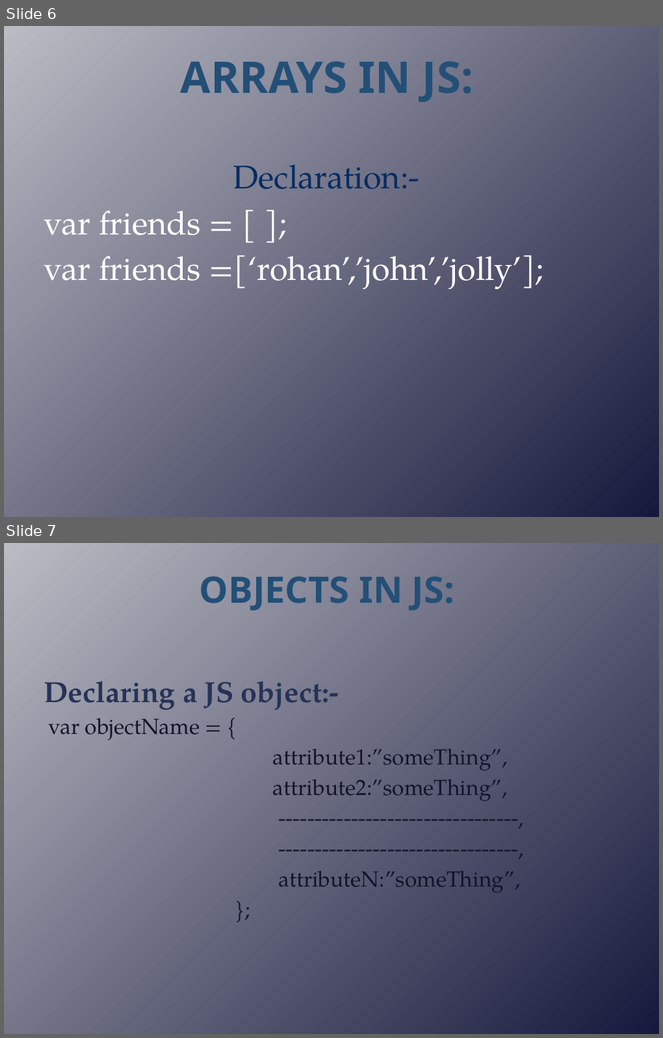
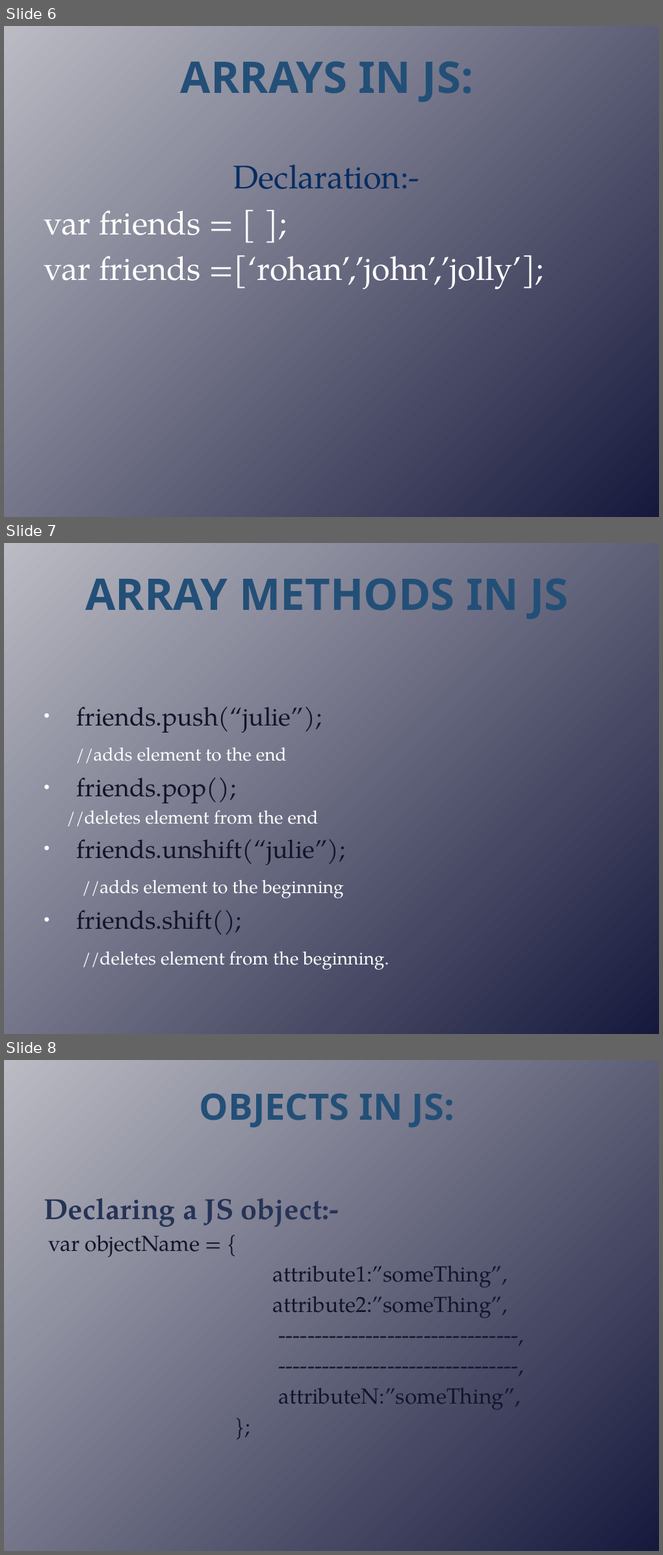
Before and after one commit to Nit-1997/CSI-Web-Developement-Session, a slide deck: Presentation1.pptx. Shown one above the other, each under a label of ours: slides 6 and 7 before the commit, slides 6, 7 and 8 after it. The pictures are 663x1038 and 663x1555 pixels, drawn with LibreOffice and Linux fonts; fonts in the diff are those of the drawing. Boxes give left, top, right and bottom in pixels: in the first picture for what was removed or moved away, otherwise in the second. Text is boxed around its words. In the diff, an @@ line names an element or a change of style, - is before the commit and + after.

```diff
--- a/Presentation1.pptx
+++ b/Presentation1.pptx
@@ slide 7 added at <box>4,543,659,1034</box>, background gradient #BCBCC5 to #161A3D @@
@@ title added at <box>86,578,568,619</box>, 48 pt, text #234F77, bold @@
+ARRAY METHODS IN JS
@@ subtitle added at <box>66,707,389,970</box>, 20 pt, text #FFFFFF @@
+• friends.push(“julie”);
+//adds element to the end
+• friends.pop();
+//deletes element from the end
+• friends.unshift(“julie”);
+//adds element to the beginning
+• friends.shift();
+//deletes element from the beginning.
@@ what was slide 7 is now slide 8 @@
```
